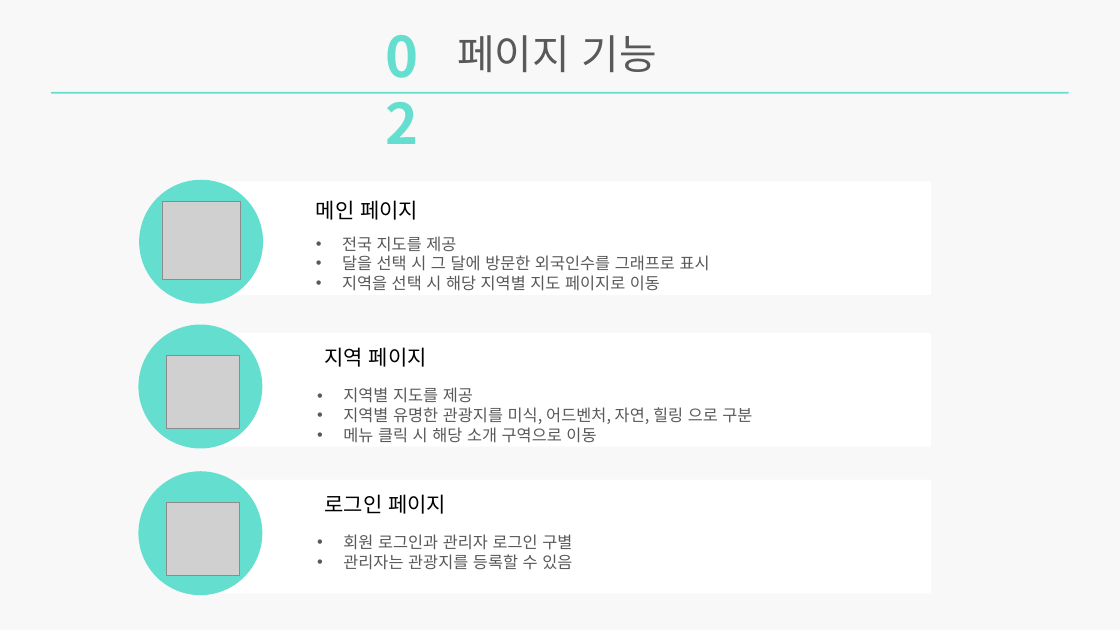
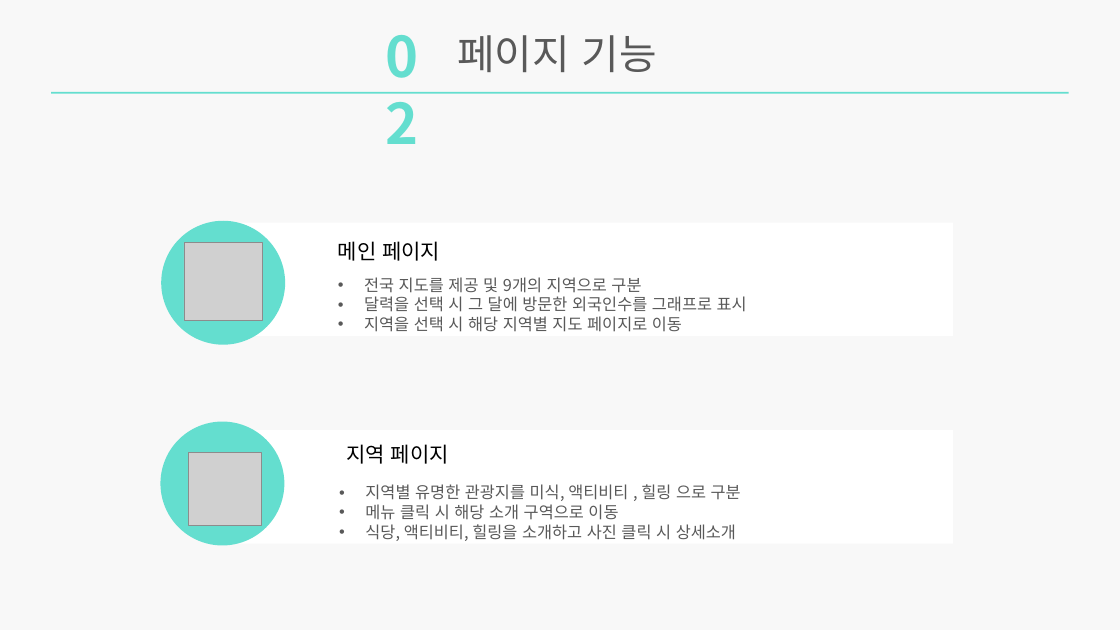
Before and after one commit to ProjectKM1/JavaProject, a slide deck: slide 6 of 발표자료/발표자료.pptx (slide 5 before the commit). Drawn at 1120x630 pixels with LibreOffice and Linux fonts; fonts in the diff are those of the drawing; grey boxes stand for pictures. Boxes give left, top, right and bottom in pixels: in the first picture for what was removed or moved away, otherwise in the second. Text is boxed around its words. In the diff, an @@ line names an element or a change of style, - is before the commit and + after.

```diff
--- a/발표자료/발표자료.pptx
+++ b/발표자료/발표자료.pptx
@@ 2 texts, 1 picture, 1 rectangle, 1 ellipse: place and size @@
-2 texts, 1 picture, 1 rectangle, 1 ellipse at [139, 180, 932, 304]
+2 texts, 1 picture, 1 rectangle, 1 ellipse at [161, 221, 954, 345]
@@ text at [364, 277, 747, 312]: text changed @@
-• 전국 지도를 제공
-• 달을 선택 시 그 달에 방문한 외국인수를 그래프로 표시
+• 전국 지도를 제공 및 9개의 지역으로 구분
+• 달력을 선택 시 그 달에 방문한 외국인수를 그래프로 표시
@@ ellipse: place and size @@
-ellipse at [139, 324, 263, 449]
+ellipse at [160, 422, 285, 546]
@@ rectangle: place and size @@
-rectangle at [189, 333, 932, 446]
+rectangle at [211, 430, 954, 544]
@@ text "지역 페이지": place and size @@
-text "지역 페이지" at [324, 347, 427, 367]
+text "지역 페이지" at [346, 444, 449, 464]
@@ ellipse removed at [139, 471, 263, 596] @@
@@ picture: place and size @@
-picture at [167, 356, 239, 429]
+picture at [189, 453, 261, 525]
@@ text "지역별 유명한 관광지를 미식, 액티비티 ...": place and size @@
-text "지역별 유명한 관광지를 미식, 액티비티 ..." at [343, 387, 752, 443]
+text "지역별 유명한 관광지를 미식, 액티비티 ..." at [365, 484, 741, 541]
@@ picture removed at [167, 502, 239, 575] @@
@@ rectangle removed at [189, 480, 932, 593] @@
@@ text removed at [324, 494, 446, 514] @@
-로그인 페이지
@@ text at [365, 484, 741, 501]: text changed @@
-• 지역별 지도를 제공
-• 지역별 유명한 관광지를 미식, 어드벤처, 자연, 힐링 으로 구분
+• 지역별 유명한 관광지를 미식, 액티비티 , 힐링 으로 구분
@@ text removed at [343, 534, 572, 570] @@
-• 회원 로그인과 관리자 로그인 구별
-• 관리자는 관광지를 등록할 수 있음
@@ text at [365, 524, 736, 541]: paragraph added @@
+• 식당, 액티비티, 힐링을 소개하고 사진 클릭 시 상세소개
```
Also in this commit, not shown: 5 other slides changed, 2 slides added, 2 slides removed, 1 other file.
